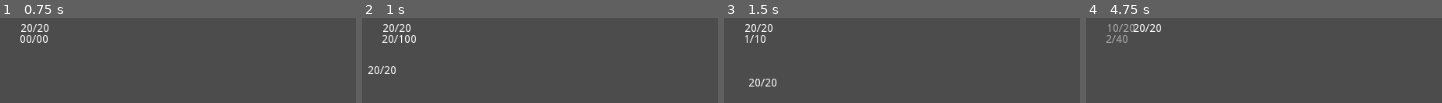
Above: before the commit, frames 1-4 (left to right).
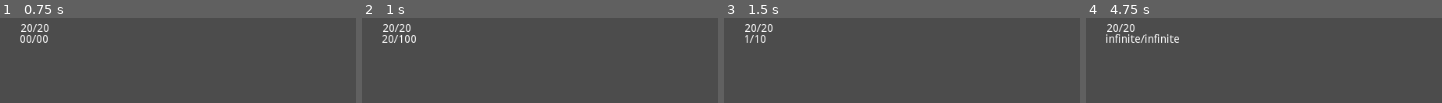
Above: after the commit, the same moments.

Repository: Galomortal47/Metroidvania
Game: Godot game, scene res://Test/Test.tscn
Two runs of this game, one before a commit and one after it. Both use one fixed random seed, a clock stepped at 60 frames per second and the inputs below. The project has no main scene, so this scene is started directly. The engine's default icon, where the game draws it, is replaced by a stand-in: a white triangle on a blue panel in a dark square.
Inputs:
- Up to frame 1 (0.75 s): tap Enter (ui_accept) at 0.5 s; hold Right (ui_right) from 0.53 s (still down); hold V (ui_block) from 0.53 s (still down)
- Up to frame 2 (1 s): keep holding Right (ui_right); keep holding V (ui_block); tap Enter (ui_accept) at 0.77 s; tap Z (ui_select) at 0.8 s
- Up to frame 3 (1.5 s): tap Enter (ui_accept) at 1.25 s; release Right (ui_right) at 1.28 s; release V (ui_block) at 1.28 s; hold Down (ui_down) from 1.28 s (still down); tap Z (ui_select) at 1.35 s
- Up to frame 4 (4.75 s): tap Enter (ui_accept) at 1.52, 3.02, 3.77, 4.25, 4.52 s; tap V (ui_block) at 1.55, 3.05, 4.55 s; release Down (ui_down) at 2.03 s; hold Right (ui_right) 2.03-2.78 s; hold V (ui_block) 2.03-2.78 s; tap Z (ui_select) at 2.3, 2.85, 3.8, 4.35 s; hold Up (ui_up) 2.78-3.53 s; hold V (ui_block) 3.53-4.28 s; hold Left (ui_left) from 3.53 s (still down); tap X (ui_cancel) at 4.15 s

Frame 1 is identical in both runs. In frame 2, 0.4% of the frame differs, in the area x 1-10%, y 56-66%; in frame 3, 0.5%; in frame 4, 2.0%, in the area x 5-27%, y 7-30%.

Commit message:
asd

Diff:
--- a/Scripts/bullet.gd
+++ b/Scripts/bullet.gd
@@ -18,6 +18,7 @@
 
 func attack():
 	if $bullet.is_colliding():
-		if $bullet.get_collider().has_node("Health"):
-			$bullet.get_collider().get_node("Health").health -= damage
-			queue_free()
+		if $bullet.get_collider().is_in_group("enemy"):
+			if $bullet.get_collider().has_node("Health"):
+				$bullet.get_collider().get_node("Health").health -= damage
+				queue_free()
--- a/Scripts/damage.gd
+++ b/Scripts/damage.gd
@@ -22,8 +22,10 @@
 			set_cast_to(Vector2(0,60))
 		if Input.is_action_just_pressed("ui_cancel"):
 			if is_colliding():
-				if get_collider().has_node("Health"):
-					get_collider().get_node("Health").health -= damage
+				if get_collider().is_in_group("enemy"):
+					if get_collider().has_node("Health"):
+						get_collider().get_node("Health").health -= damage
 		timer_aux = timer
 func update_text():
+	get_parent().get_node("Label").set_text("infinite/infinite")
 	pass
--- a/Test/Test.tscn
+++ b/Test/Test.tscn
@@ -117,6 +117,7 @@
 [node name="Player" parent="." instance=ExtResource( 3 )]
 
 [node name="Enemy" parent="." instance=ExtResource( 4 )]
+position = Vector2( -1040.79, 648.127 )
 
 [connection signal="body_shape_entered" from="Platform2/Platform Sticker" to="Platform2/Platform Sticker" method="_on_Platform_Sticker_body_shape_entered"]
 [connection signal="body_shape_exited" from="Platform2/Platform Sticker" to="Platform2/Platform Sticker" method="_on_Platform_Sticker_body_shape_exited"]
--- a/assets/Block.gd
+++ b/assets/Block.gd
@@ -1,10 +1,12 @@
 extends StaticBody2D
 
 func _process(delta):
-	if Input.is_action_just_pressed("ui_block") and not Input.is_action_pressed("ui_select"):
-		$block.play("block")
+	if Input.is_action_pressed("ui_block") and not Input.is_action_pressed("ui_select") and not Input.is_action_pressed("ui_cancel") :
+		$CollisionShape2D.set_disabled(false)
+	else:
+		$CollisionShape2D.set_disabled(true)
 	if Input.is_action_just_pressed("ui_left"):
-		$CollisionShape2D.set_position(Vector2(-30,0))
+		$CollisionShape2D.set_position(Vector2(-35,0))
 	if Input.is_action_just_pressed("ui_right"):
-		$CollisionShape2D.set_position(Vector2(30,0))
+		$CollisionShape2D.set_position(Vector2(35,0))
 #	pass
--- a/assets/Enemy.tscn
+++ b/assets/Enemy.tscn
@@ -9,7 +9,9 @@
 [sub_resource type="CircleShape2D" id=2]
 radius = 350.0
 
-[node name="Enemy" type="KinematicBody2D"]
+[node name="Enemy" type="KinematicBody2D" groups=[
+"enemy",
+]]
 position = Vector2( 0, 542.642 )
 collision_layer = 5
 collision_mask = 5
--- a/assets/Player.tscn
+++ b/assets/Player.tscn
@@ -406,7 +406,7 @@
 }
 
 [sub_resource type="RectangleShape2D" id=11]
-extents = Vector2( 10, 26.6219 )
+extents = Vector2( 10, 25.3596 )
 
 [sub_resource type="Animation" id=12]
 resource_name = "block"
@@ -428,7 +428,7 @@
 "player",
 ]]
 collision_layer = 7
-collision_mask = 3
+collision_mask = 7
 script = ExtResource( 1 )
 
 [node name="Health" parent="." instance=ExtResource( 2 )]
@@ -482,7 +482,6 @@
 cast_to = Vector2( -20, 0 )
 
 [node name="Weapons" type="Node2D" parent="."]
-editor/display_folded = true
 
 [node name="Sword" type="RayCast2D" parent="Weapons"]
 enabled = true
@@ -592,7 +591,7 @@
 script = ExtResource( 9 )
 
 [node name="CollisionShape2D" type="CollisionShape2D" parent="Block"]
-position = Vector2( -30, 0 )
+position = Vector2( -35, 0 )
 shape = SubResource( 11 )
 disabled = true
 
--- a/project.godot
+++ b/project.godot
@@ -45,8 +45,7 @@
 ui_block={
 "deadzone": 0.5,
 "events": [ Object(InputEventKey,"resource_local_to_scene":false,"resource_name":"","device":0,"alt":false,"shift":false,"control":false,"meta":false,"command":false,"pressed":false,"scancode":86,"unicode":0,"echo":false,"script":null)
-, Object(InputEventKey,"resource_local_to_scene":false,"resource_name":"","device":0,"alt":false,"shift":false,"control":false,"meta":false,"command":false,"pressed":false,"scancode":16777232,"unicode":0,"echo":false,"script":null)
-, Object(InputEventJoypadButton,"resource_local_to_scene":false,"resource_name":"","device":0,"button_index":12,"pressure":0.0,"pressed":false,"script":null)
+, Object(InputEventJoypadButton,"resource_local_to_scene":false,"resource_name":"","device":0,"button_index":5,"pressure":0.0,"pressed":false,"script":null)
  ]
 }
 
